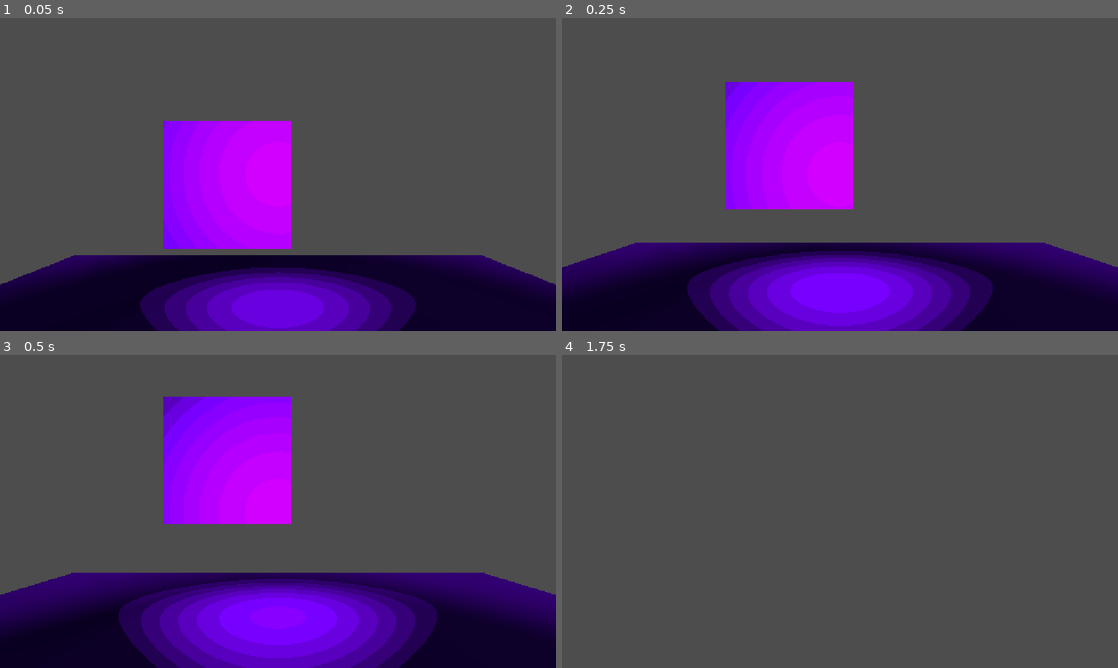
Above: before the commit, frames 1-4 (two rows, left to right).
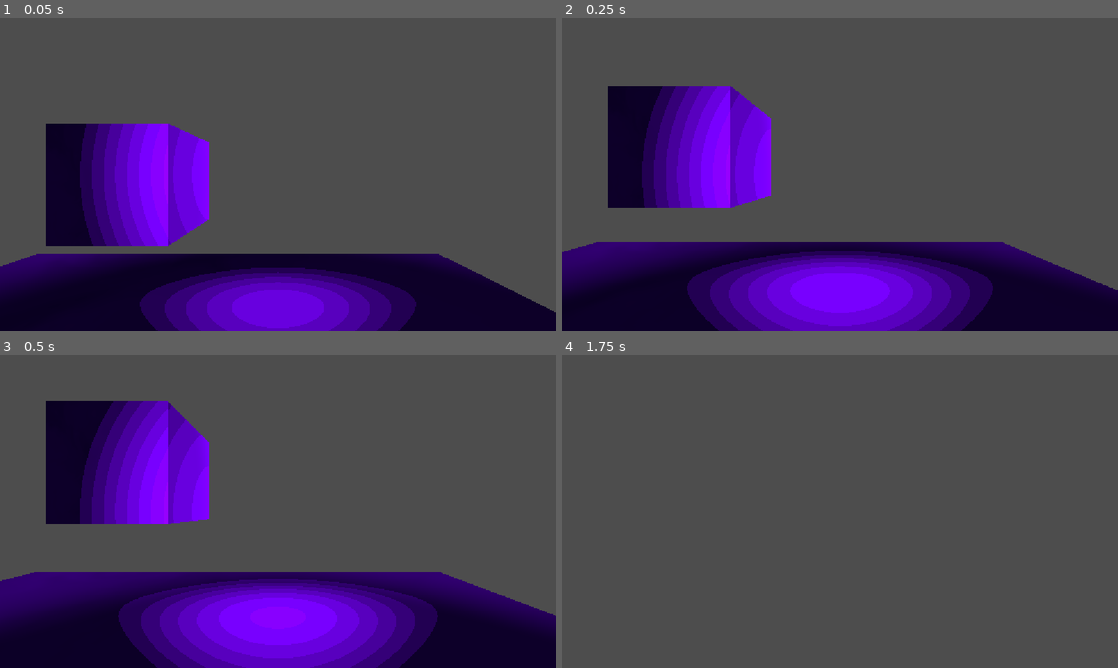
Above: after the commit, the same moments.

Repository: he21123/gj-esa
Game: Godot game, scene res://node_3d.tscn
Two runs of this game, one before a commit and one after it. Both use one fixed random seed, a clock stepped at 60 frames per second and the inputs below.
Inputs (mouse positions are in pixels of both pictures, inside the frame that each line leads up to):
- Up to frame 1 (0.05 s): no input
- Up to frame 2 (0.25 s): no input
- Up to frame 3 (0.5 s): no input
- Up to frame 4 (1.75 s): move the mouse to (867, 511) at 0.52 s; hold W (move_forward) from 0.53 s (still down); move the mouse to (812, 511) at 1.27 s

The runs differ from the first frame. In frame 1, 19% of the frame differs, in the area x 0-100%, y 32-94%; in frame 2, 19%; in frame 3, 19%; in frame 4, nothing differs.

Commit message:
Character Preset

Diff:
--- /dev/null
+++ b/lookAt.gd
@@ -0,0 +1,13 @@
+extends MeshInstance3D
+
+@export var player: CharacterBody3D
+
+# Called when the node enters the scene tree for the first time.
+func _ready() -> void:
+	pass # Replace with function body.
+
+
+# Called every frame. 'delta' is the elapsed time since the previous frame.
+func _process(delta: float) -> void:
+	look_at(player.global_position, Vector3.UP, true)
+	rotation.x = 0
--- a/node_3d.tscn
+++ b/node_3d.tscn
@@ -3,6 +3,7 @@
 [ext_resource type="Script" uid="uid://d3edkqn3ybi08" path="res://playerMov.gd" id="1_a202f"]
 [ext_resource type="Script" uid="uid://bnepuqscbnlwm" path="res://playerCam.gd" id="2_noarx"]
 [ext_resource type="Material" uid="uid://ci2gvpo6ox57c" path="res://shader.tres" id="3_a0tk4"]
+[ext_resource type="Script" uid="uid://b3ife71qabbjj" path="res://lookAt.gd" id="4_r3fl7"]
 
 [sub_resource type="CapsuleMesh" id="CapsuleMesh_u35ib"]
 
@@ -11,6 +12,13 @@
 [sub_resource type="BoxMesh" id="BoxMesh_u35ib"]
 
 [sub_resource type="BoxMesh" id="BoxMesh_pekrf"]
+
+[sub_resource type="StandardMaterial3D" id="StandardMaterial3D_r3fl7"]
+shading_mode = 0
+
+[sub_resource type="QuadMesh" id="QuadMesh_pekrf"]
+
+[sub_resource type="CylinderShape3D" id="CylinderShape3D_pekrf"]
 
 [node name="Node3D" type="Node3D" unique_id=390946995]
 
@@ -43,3 +51,17 @@
 material_override = ExtResource("3_a0tk4")
 use_collision = true
 mesh = SubResource("BoxMesh_pekrf")
+
+[node name="CharacterBody3D2" type="CharacterBody3D" parent="." unique_id=1496790939]
+transform = Transform3D(1, 0, 0, 0, 1, 0, 0, 0, 1, 0, 0.6, 0)
+
+[node name="CharacterPreset" type="MeshInstance3D" parent="CharacterBody3D2" unique_id=1492778076 node_paths=PackedStringArray("player")]
+transform = Transform3D(1, 0, 0, 0, 2, 0, 0, 0, 1, 0, 0, 0)
+material_override = SubResource("StandardMaterial3D_r3fl7")
+cast_shadow = 0
+mesh = SubResource("QuadMesh_pekrf")
+script = ExtResource("4_r3fl7")
+player = NodePath("../../CharacterBody3D")
+
+[node name="CollisionShape3D" type="CollisionShape3D" parent="CharacterBody3D2" unique_id=1552628704]
+shape = SubResource("CylinderShape3D_pekrf")
Not shown, added: lookAt.gd.uid
